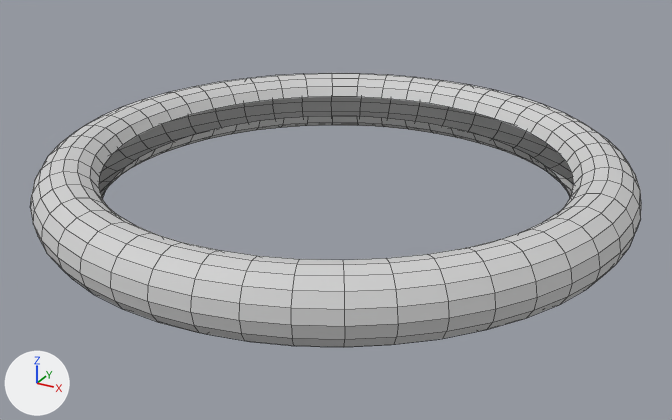
Before and after pictures for a commit that changed the OBJ model Holololo/Assets/Models/RedTarger.obj.
Both versions are drawn from a camera (50 mm lens) standing at (3.22, -5.85, 2.63) and looking at (0.05, -0.09, -0.24). The axes (+X, +Y, +Z) are drawn at lower left. The lights are the same throughout. Mesh edges are drawn as thin lines. Where no turn or scale is listed for an object, it has been applied to the vertices. Vertices at the same position are counted once.
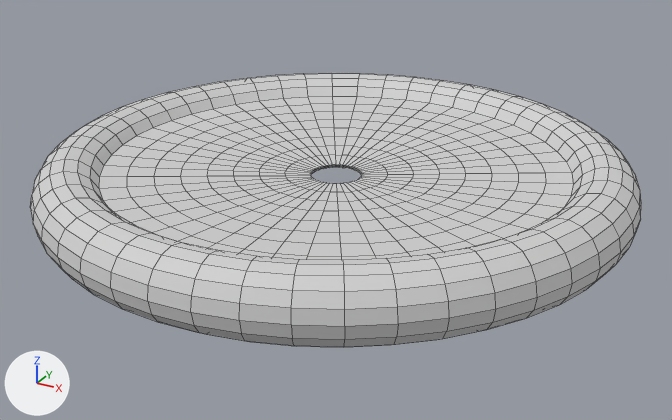
Pixel boxes [x1, y1, x2, y2] of what changed, in the pictures (672 x 420 px):
part 1 of me_torus, added
    after: [99, 97, 574, 260]

What the commit changed:
Material 'Material.002' (mat_material_002) is new.
Its base color is (0.64, 0.64, 0.64) (light grey #d1d1d1).
Its roughness is 0.693.
Material 'Material.003' (mat_material_003) is new.
Its base color is (0.64, 0.64, 0.64) (light grey #d1d1d1).
Its roughness is 0.69.
me_torus is used by ob_torus; location (0.0, 0.0, 0.0).
me_torus had 721 vertices, 672 faces and spanned x -2.25..2.25, y -2.25..2.25, z -0.25..0.25.
me_torus now has 1489 vertices, 1440 faces and spans x -2.25..2.25, y -2.25..2.25, z -0.25..0.25.
me_torus part 1: 768 vertices added at x -1.57..1.57, y -1.57..1.57, z -0.09..0.09.
me_torus now uses material mat_material_002 (light grey #d1d1d1).
me_torus now uses material mat_material_003 (light grey #d1d1d1).
